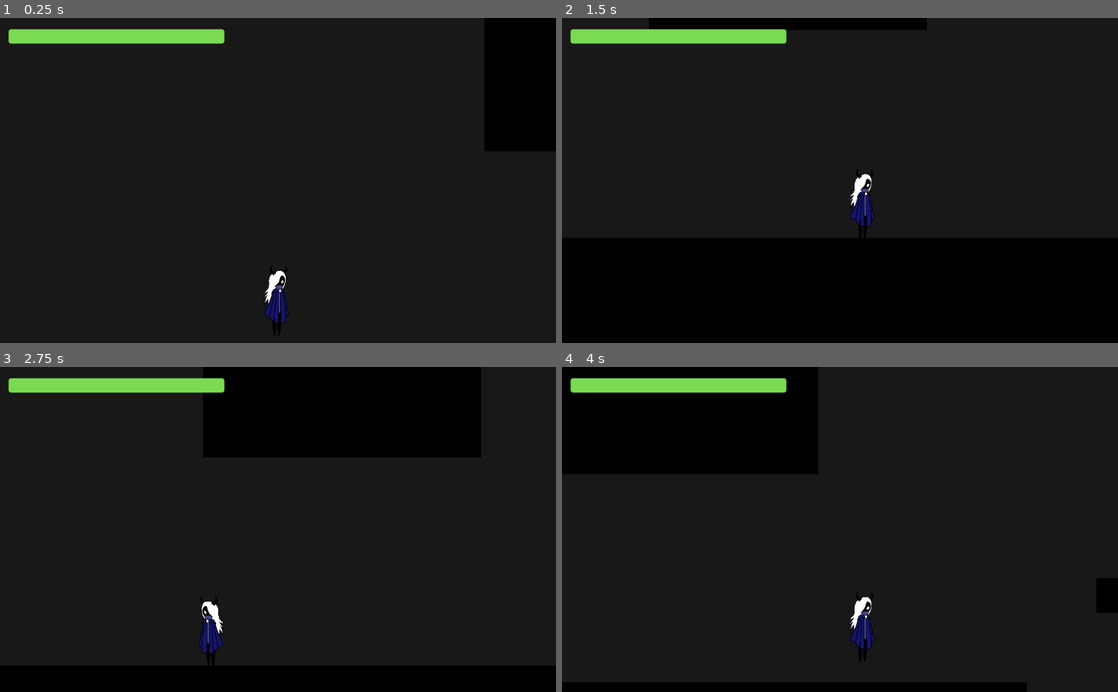
Above: before the commit, frames 1-4 (two rows, left to right).
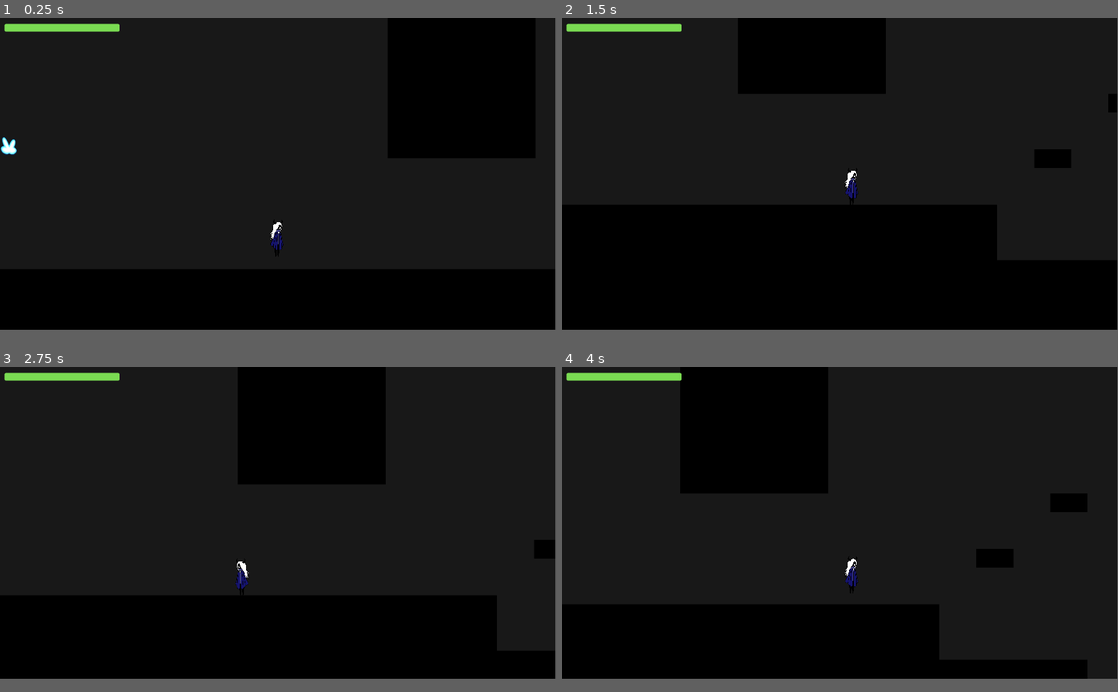
Above: after the commit, the same moments.

Repository: projectbulldog/deusvult
Game: Godot game, scene res://World.tscn
Two runs of this game, one before a commit and one after it. Both use one fixed random seed, a clock stepped at 60 frames per second and the inputs below.
Inputs:
- Up to frame 1 (0.25 s): no input
- Up to frame 2 (1.5 s): hold E (dash) 0.53-1.28 s; hold D (ui_right) from 0.53 s (still down); tap Space (jump) at 0.77 s; tap S (lookDown) at 1.35 s
- Up to frame 3 (2.75 s): tap Space (jump) at 1.52 s; release D (ui_right) at 2.03 s; hold A (ui_left) from 2.03 s (still down); hold E (dash) from 2.03 s (still down)
- Up to frame 4 (4 s): release A (ui_left) at 2.78 s; release E (dash) at 2.78 s; hold D (ui_right) from 2.78 s (still down); tap S (lookDown) at 2.85 s; tap Space (jump) at 3.02, 3.77 s; hold E (dash) from 3.53 s (still down)
In our replay, the window is 800x468 before the commit and 799x449 after it. These sizes can differ from the game's own. Grey fills any space a smaller window leaves; there, only what the larger window draws over its background counts as a difference.

The runs differ from the first frame. In frame 1, 2.6% of the frame differs, in the area x 0-52%, y 1-94%; in frame 2, 2.5%; in frame 3, 2.6%; in frame 4, 2.6%.

Commit message:
test

Diff:
--- a/testprojekt/World.tscn
+++ b/testprojekt/World.tscn
@@ -13,6 +13,7 @@
 [ext_resource path="res://Sprite2.gd" type="Script" id=11]
 [ext_resource path="res://Sprites/Unbenannt.png" type="Texture" id=12]
 [ext_resource path="res://Tiles/tileset_blackbox.tres" type="TileSet" id=13]
+[ext_resource path="res://charakter2.png" type="Texture" id=14]
 
 [sub_resource type="StyleBoxFlat" id=1]
 bg_color = Color( 0.478431, 0.858824, 0.321569, 1 )
@@ -180,7 +181,6 @@
 position = Vector2( 11, 85 )
 offset = Vector2( 0, -200 )
 current = true
-drag_margin_h_enabled = false
 drag_margin_v_enabled = false
 smoothing_enabled = true
 drag_margin_left = 0.0
@@ -247,7 +247,7 @@
 
 [node name="CanvasModulate" type="CanvasModulate" parent="Node2D"]
 visible = false
-color = Color( 0.678431, 0.678431, 0.678431, 1 )
+color = Color( 0.501961, 0.501961, 0.501961, 1 )
 
 [node name="Sprite" type="Sprite" parent="Node2D"]
 editor/display_folded = true
@@ -336,6 +336,14 @@
 [node name="BlackBox" type="TileMap" parent="Node2D"]
 tile_set = ExtResource( 13 )
 format = 1
-tile_data = PoolIntArray( 65528, 7, 0, 0, 7, 0, 189, 7, 0, 1 …(1884 unchanged characters)… 7, 0, 4194384, 7, 0, 4194392, 7, 0, 11337921, 7, 0, 11599857, 7, 0 )
+tile_data = PoolIntArray( 65528, 7, 0, 0, 7, 0, 189, 7, 0, 1 …(1884 unchanged characters)… 7, 0, 4194384, 7, 0, 4194392, 7, 0, 11338001, 7, 0, 11338002, 7, 0, 11599857, 7, 0 )
+
+[node name="charakter2" type="Sprite" parent="."]
+position = Vector2( 1952, 1856 )
+texture = ExtResource( 14 )
+
+[node name="charakter" type="Sprite" parent="charakter2"]
+position = Vector2( 416, 0 )
+texture = ExtResource( 6 )
 
 [connection signal="on_health_changed" from="Node2D/Player/StateManager" to="Node2D/Player/Camera2D/Interface" method="_on_StateManager_on_health_changed"]
--- a/testprojekt/project.godot
+++ b/testprojekt/project.godot
@@ -25,8 +25,9 @@
 
 [display]
 
+window/size/width=1920
+window/size/height=1080
 window/vsync/use_vsync=false
-window/stretch/aspect="expand"
 
 [input]
 
Not shown: 2 places in testprojekt/World.tscn that only renumber resources
Binary file added: testprojekt/charakter2.png
Not shown, added: testprojekt/charakter2.png.import
